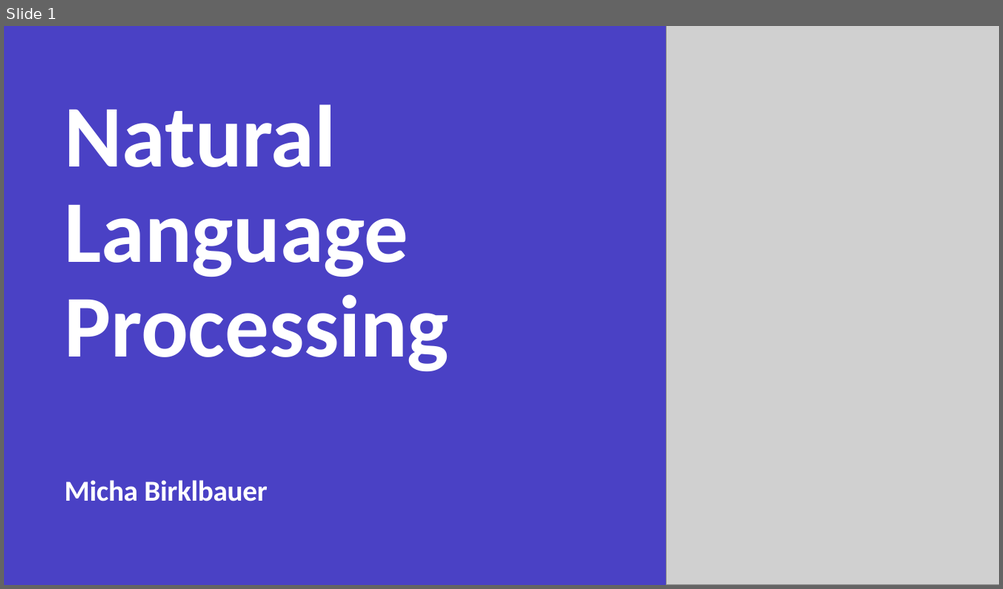
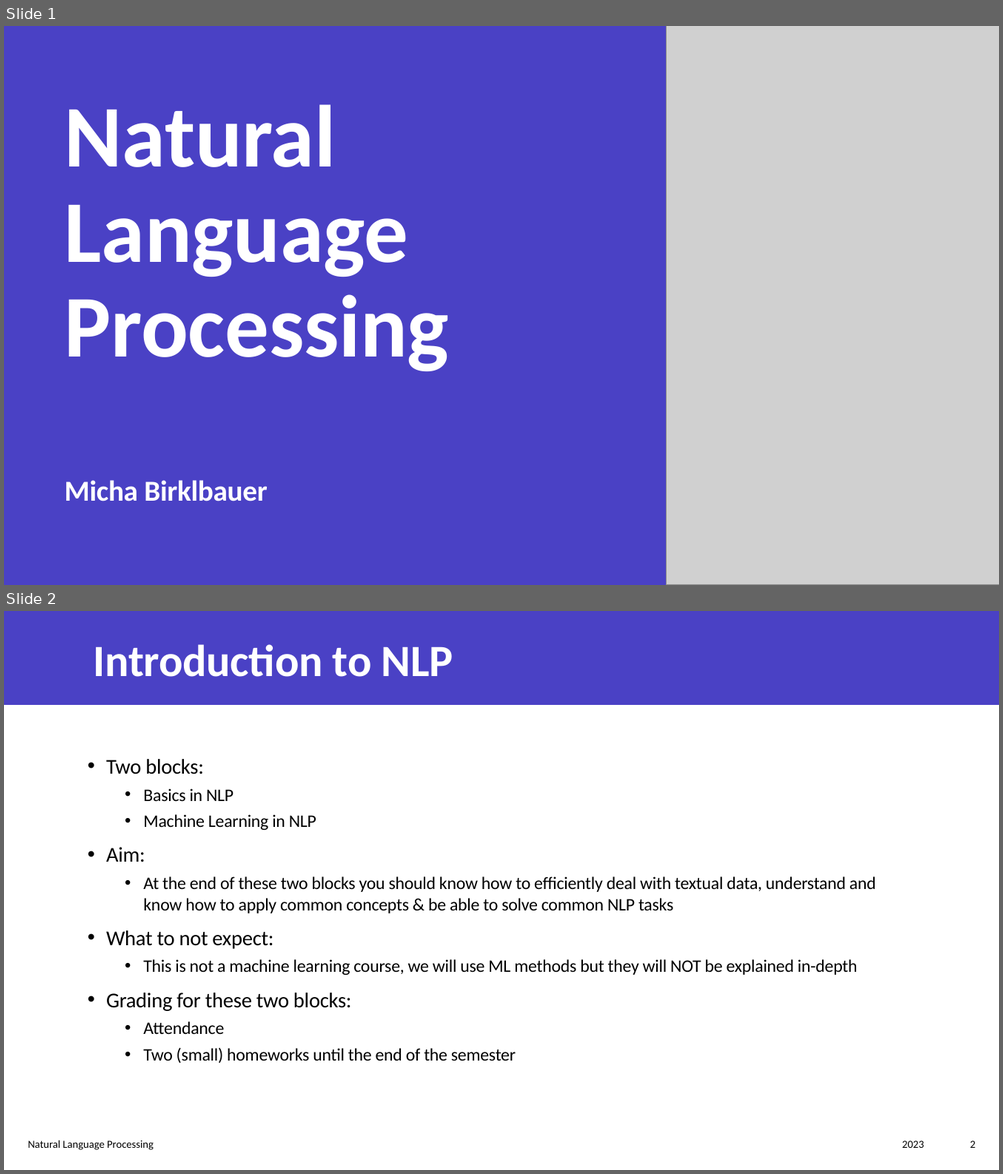
Before and after one commit to seventinnine/hgb_dse_text_mining, a slide deck: docs/Natural_Language_Processing_1.pptx. Shown one above the other, each under a label of ours: slide 1 before the commit, slides 1 and 2 after it. The pictures are 1003x589 and 1003x1174 pixels, drawn with LibreOffice and Linux fonts; fonts in the diff are those of the drawing; grey boxes stand for pictures. Boxes give left, top, right and bottom in pixels: in the first picture for what was removed or moved away, otherwise in the second. Text is boxed around its words. In the diff, an @@ line names an element or a change of style, - is before the commit and + after.

```diff
--- a/docs/Natural_Language_Processing_1.pptx
+++ b/docs/Natural_Language_Processing_1.pptx
@@ slide 2 added at [4, 611, 999, 1170], background #FFFFFF @@
@@ rectangle added at [4, 611, 999, 705], fill #4A41C5 @@
@@ title added at [94, 644, 453, 677], 43.2 pt, text #FFFFFF, bold @@
+Introduction to NLP
@@ text added at [106, 759, 876, 1063], 17 pt, text #000000 @@
+• Two blocks:
+  • Basics in NLP
+  • Machine Learning in NLP
+• Aim:
+  • At the end of these two blocks you should know how to efficiently deal with textual data, understand and know how to apply common concepts & be able to solve common NLP tasks
+• What to not expect:
+  • This is not a machine learning course, we will use ML methods but they will NOT be explained in-depth
+• Grading for these two blocks:
+  • Attendance
+  • Two (small) homeworks until the end of the semester
@@ text added at [28, 1140, 153, 1150], 10.5 pt, text #000000 @@
+Natural Language Processing
@@ text added at [902, 1141, 924, 1148], 10.5 pt, text #000000 @@
+2023
@@ page number added at [970, 1141, 975, 1148], 10.5 pt, text #000000 @@
+2
```
Also in this commit, not shown: 16 slides changed, 1 other slide added, 1 other file.
